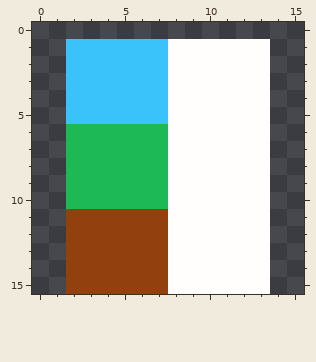
Pixel-art sprite -- public/favicons/favicon-16x16.png. The picture above is the old version.
The file is 16x16 pixels.
And afterwards:
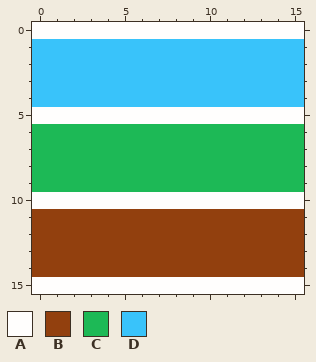
Palette (. is transparent): A #fffefd  B #92400e  C #1db956  D #39c3fa
Edits made:
@@ x 0..15 @@
- 0 ................
- 1 ..DDDDDDAAAAAA..
- 2 ..DDDDDDAAAAAA..
- 3 ..DDDDDDAAAAAA..
- 4 ..DDDDDDAAAAAA..
- 5 ..DDDDDDAAAAAA..
- 6 ..CCCCCCAAAAAA..
- 7 ..CCCCCCAAAAAA..
- 8 ..CCCCCCAAAAAA..
- 9 ..CCCCCCAAAAAA..
-10 ..CCCCCCAAAAAA..
-11 ..BBBBBBAAAAAA..
-12 ..BBBBBBAAAAAA..
-13 ..BBBBBBAAAAAA..
-14 ..BBBBBBAAAAAA..
-15 ..BBBBBBAAAAAA..
+ 0 AAAAAAAAAAAAAAAA
+ 1 DDDDDDDDDDDDDDDD
+ 2 DDDDDDDDDDDDDDDD
+ 3 DDDDDDDDDDDDDDDD
+ 4 DDDDDDDDDDDDDDDD
+ 5 AAAAAAAAAAAAAAAA
+ 6 CCCCCCCCCCCCCCCC
+ 7 CCCCCCCCCCCCCCCC
+ 8 CCCCCCCCCCCCCCCC
+ 9 CCCCCCCCCCCCCCCC
+10 AAAAAAAAAAAAAAAA
+11 BBBBBBBBBBBBBBBB
+12 BBBBBBBBBBBBBBBB
+13 BBBBBBBBBBBBBBBB
+14 BBBBBBBBBBBBBBBB
+15 AAAAAAAAAAAAAAAA
Pixel boxes of the changes (left, top, right, bottom) in both pictures:
changed: (32, 22, 304, 294)
